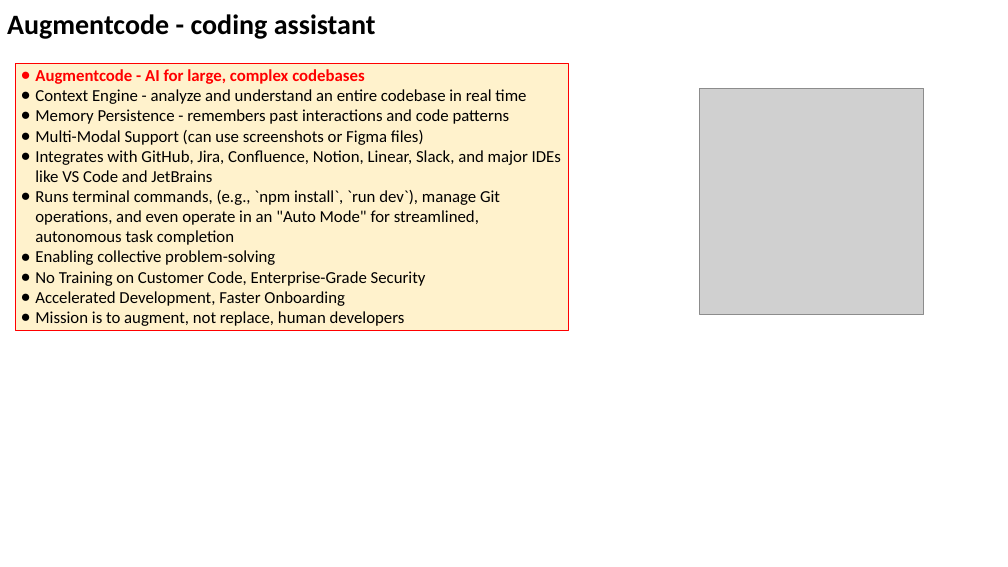
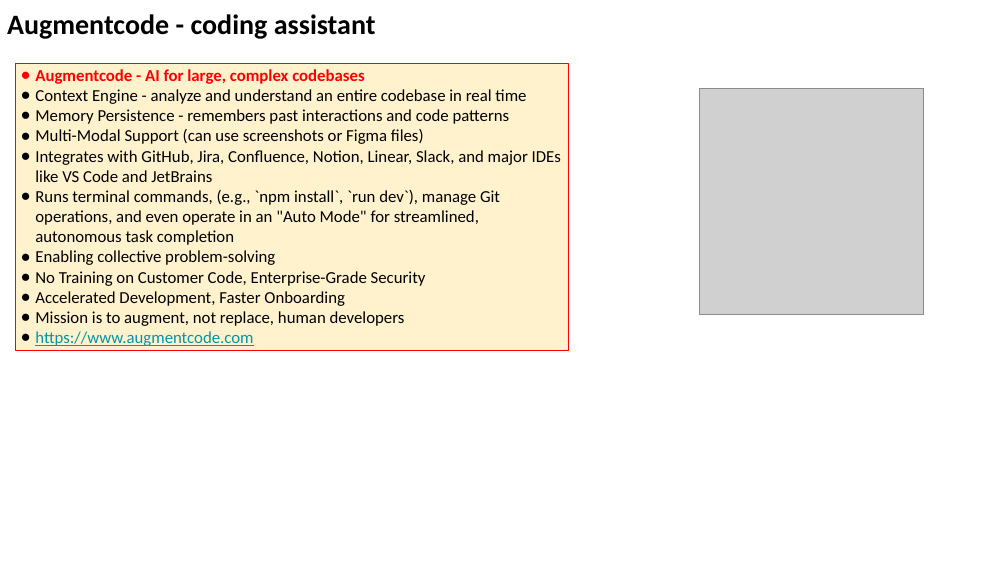
Before and after one commit to lselector/seminar, a slide deck: slide 13 of 2025/2025-05-30-AI-Updates.pptx. Drawn at 1008x567 pixels with LibreOffice and Linux fonts; fonts in the diff are those of the drawing; grey boxes stand for pictures. Boxes give left, top, right and bottom in pixels: in the first picture for what was removed or moved away, otherwise in the second. Text is boxed around its words. In the diff, an @@ line names an element or a change of style, - is before the commit and + after.

```diff
--- a/2025/2025-05-30-AI-Updates.pptx
+++ b/2025/2025-05-30-AI-Updates.pptx
@@ rectangle "Augmentcode - AI for large, ...": place and size @@
-rectangle "Augmentcode - AI for large, ..." at box(15, 64, 569, 331)
+rectangle "Augmentcode - AI for large, ..." at box(15, 64, 569, 351)
@@ text in rectangle at box(35, 331, 253, 346): paragraph added @@
+● https://www.augmentcode.com
```
Also in this commit, not shown: 11 other slides changed, 1 slide added.
